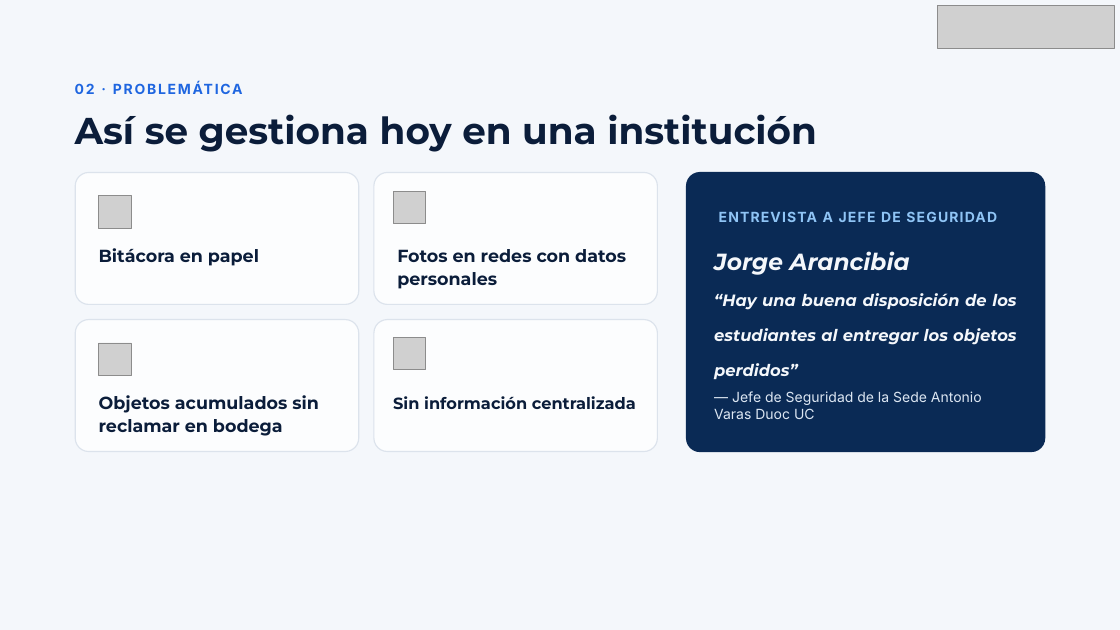
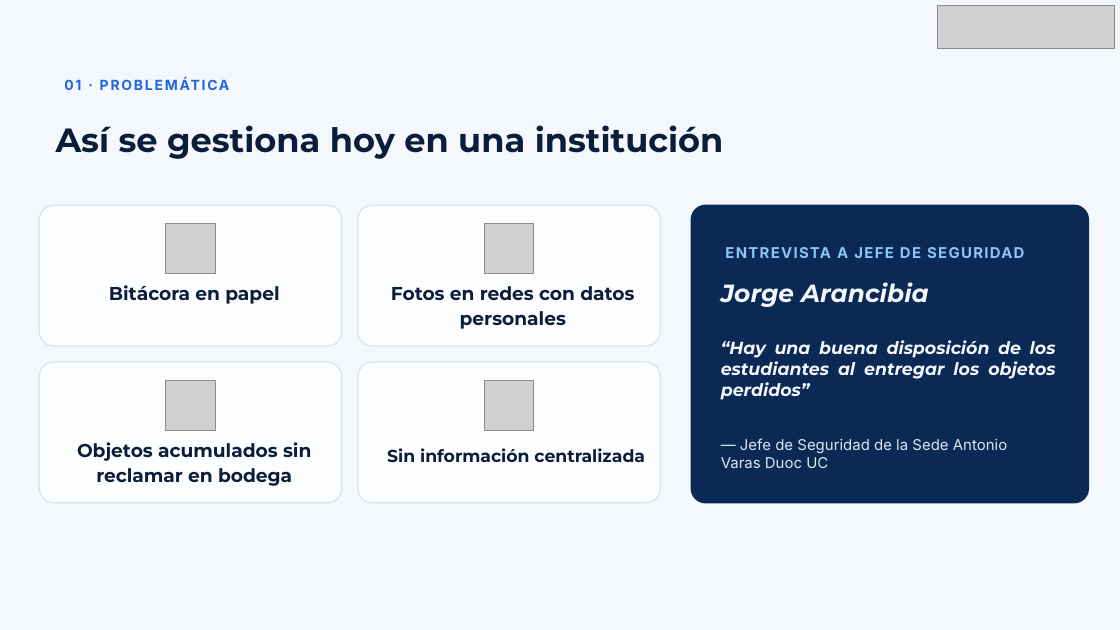
Before and after one commit to RisasDev/Capstone, a slide deck: slide 4 of AV_Aldo_Martinez_004D_BackToMe/Fase 3/Evidencias Grupales/Presentación Final del proyecto (Español).pptx. Drawn at 1120x630 pixels with LibreOffice and Linux fonts; fonts in the diff are those of the drawing; grey boxes stand for pictures. Boxes give left, top, right and bottom in pixels: in the first picture for what was removed or moved away, otherwise in the second. Text is boxed around its words. In the diff, an @@ line names an element or a change of style, - is before the commit and + after.

Commit message:
Presentación final Entrega 3

```diff
--- a/AV_Aldo_Martinez_004D_BackToMe/Fase 3/Evidencias Grupales/Presentación Final del proyecto (Español).pptx
+++ b/AV_Aldo_Martinez_004D_BackToMe/Fase 3/Evidencias Grupales/Presentación Final del proyecto (Español).pptx
@@ text at (65, 71, 1065, 92): text changed @@
-02 · PROBLEMÁTICA
+01 · PROBLEMÁTICA
@@ title "Así se gestiona hoy en ...": place and size @@
-title "Así se gestiona hoy en ..." at (75, 114, 817, 152)
+title "Así se gestiona hoy en ..." at (56, 125, 724, 159)
@@ title "Así se gestiona hoy en ..." at (56, 125, 724, 159): size 32 to 28.8 pt @@
@@ rounded rectangle: place and size @@
-rounded rectangle at (76, 172, 360, 304)
+rounded rectangle at (39, 205, 342, 345)
@@ rounded rectangle: place and size @@
-rounded rectangle at (374, 172, 658, 304)
+rounded rectangle at (358, 205, 660, 345)
@@ rounded rectangle: place and size @@
-rounded rectangle at (686, 172, 1046, 453)
+rounded rectangle at (691, 205, 1089, 504)
@@ picture: place and size @@
-picture at (98, 196, 131, 229)
+picture at (166, 223, 215, 273)
@@ picture: place and size @@
-picture at (393, 192, 426, 224)
+picture at (484, 223, 534, 273)
@@ text "ENTREVISTA A JEFE DE SEGURIDAD": place and size @@
-text "ENTREVISTA A JEFE DE SEGURIDAD" at (719, 211, 997, 222)
+text "ENTREVISTA A JEFE DE SEGURIDAD" at (725, 247, 1024, 258)
@@ text "ENTREVISTA A JEFE DE SEGURIDAD" at (725, 247, 1024, 258): size 12 to 12.8 pt, letter spacing 1 to 1.1 pt @@
@@ text "Bitácora en papel": place and size @@
-text "Bitácora en papel" at (99, 248, 259, 266)
+text "Bitácora en papel" at (109, 285, 279, 304)
@@ text "Fotos en redes con datos ...": place and size @@
-text "Fotos en redes con datos ..." at (397, 249, 626, 289)
+text "Fotos en redes con datos ..." at (391, 286, 634, 329)
@@ text "Jorge Arancibia": place and size @@
-text "Jorge Arancibia" at (714, 251, 1016, 379)
+text "Jorge Arancibia" at (721, 282, 1056, 400)
@@ text "Jorge Arancibia" at (721, 282, 1056, 400): size 20 to 21.3 pt in "Jorge Arancibia"; size 14 to 14.9 pt in "“Hay una buena disposición de los estudiantes ..."; line spacing 1.25 to 1; line spacing 1.79 to 1 @@
@@ outline #DCE3EC 1 pt to #DCE3EC 1.07 pt in 4 elements at (358, 205, 660, 345), (358, 362, 660, 502), (39, 205, 342, 345), (39, 362, 342, 502) @@
@@ rounded rectangle: place and size @@
-rounded rectangle at (76, 319, 360, 451)
+rounded rectangle at (39, 362, 342, 502)
@@ picture: place and size @@
-picture at (98, 343, 131, 376)
+picture at (166, 381, 215, 430)
@@ rounded rectangle: place and size @@
-rounded rectangle at (374, 319, 658, 451)
+rounded rectangle at (358, 362, 660, 502)
@@ picture: place and size @@
-picture at (393, 337, 426, 370)
+picture at (484, 381, 534, 430)
@@ size 15 to 16 pt; alignment left to centre in 3 elements at (391, 286, 634, 329), (109, 285, 279, 304), (77, 442, 311, 486) @@
@@ text "Objetos acumulados sin reclamar en ...": place and size @@
-text "Objetos acumulados sin reclamar en ..." at (99, 395, 319, 436)
+text "Objetos acumulados sin reclamar en ..." at (77, 442, 311, 486)
@@ text "Sin información centralizada": place and size @@
-text "Sin información centralizada" at (393, 396, 636, 409)
+text "Sin información centralizada" at (387, 448, 645, 463)
@@ text "Sin información centralizada" at (387, 448, 645, 463): size 13.9 to 14.8 pt; alignment left to centre @@
@@ text "— Jefe de Seguridad de ...": place and size @@
-text "— Jefe de Seguridad de ..." at (714, 391, 982, 419)
+text "— Jefe de Seguridad de ..." at (721, 438, 1007, 468)
@@ text "— Jefe de Seguridad de ..." at (721, 438, 1007, 468): size 12 to 12.8 pt @@
```
Also in this commit, not shown: 7 other slides changed.
